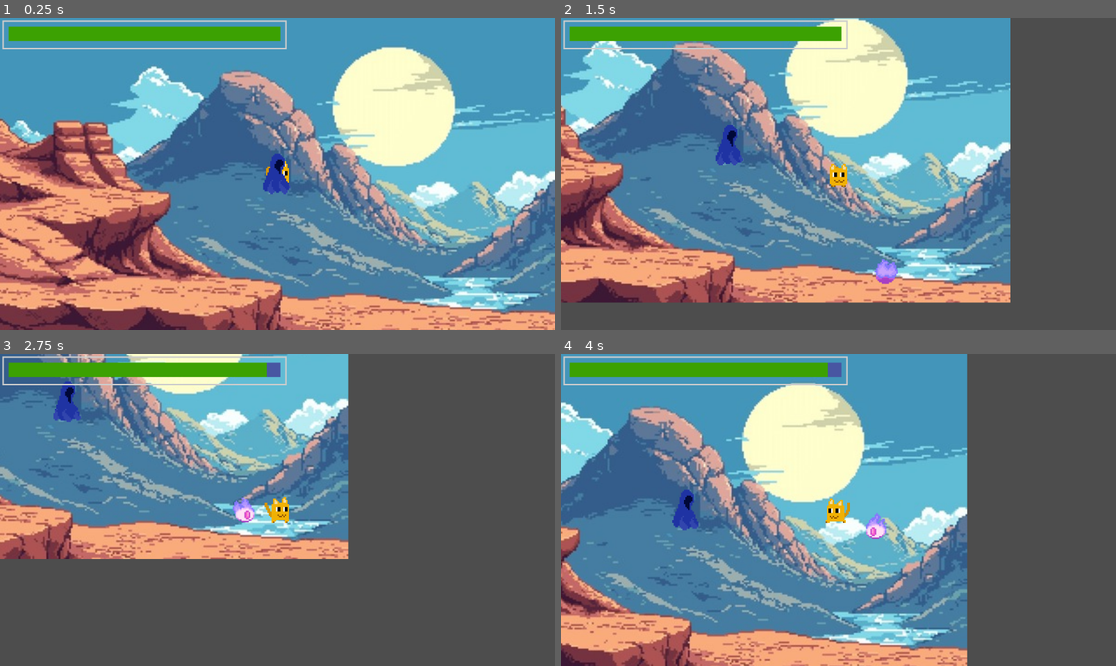
Above: before the commit, frames 1-4 (two rows, left to right).
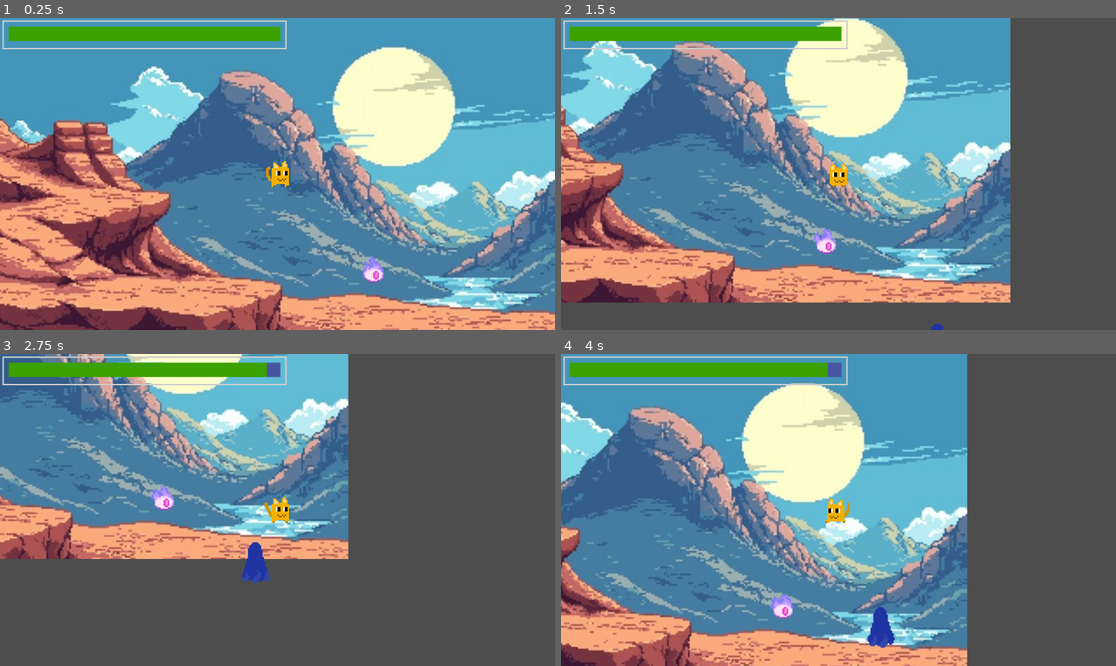
Above: after the commit, the same moments.

Repository: InvertedCarrot/PIXEL-JAM-2025
Game: Godot game, scene res://scenes/levels/level_debug.tscn
Two runs of this game, one before a commit and one after it. Both use one fixed random seed, a clock stepped at 60 frames per second and the inputs below.
Inputs:
- Up to frame 1 (0.25 s): no input
- Up to frame 2 (1.5 s): hold Right (right) 0.53-1.28 s; hold Down (down) from 1.28 s (still down)
- Up to frame 3 (2.75 s): release Down (down) at 2.03 s; hold Right (right) from 2.03 s (still down)
- Up to frame 4 (4 s): release Right (right) at 2.78 s; hold Up (up) 2.78-3.53 s; hold Left (left) from 3.53 s (still down)

The runs differ from the first frame. In frame 1, 0.6% of the frame differs, in the area x 47-70%, y 43-85%; in frame 2, 0.9%; in frame 3, 1.3%; in frame 4, 1.3%, in the area x 20-61%, y 43-95%.

Commit message:
reaper chases player, not fireball

Diff:
--- a/scenes/entities/fireball/fireball.gd
+++ b/scenes/entities/fireball/fireball.gd
@@ -2,11 +2,12 @@
 
 func _ready() -> void:
 	can_control = false
-	start_position = Vector2(500,500)
+	start_position = Vector2(200,200)
 	super()
 
 func _process(delta: float) -> void:
-	direction = ($"../Cat".position - position).normalized()
-	velocity = direction * speed
-	move_and_slide()
+	#does not go to player yet
+	#direction = ($"../Cat".position - position).normalized()
+	#velocity = direction * speed
+	#move_and_slide()
 	super(delta)
--- a/scenes/entities/fireball/fireball.tscn
+++ b/scenes/entities/fireball/fireball.tscn
@@ -104,7 +104,6 @@
 collision_layer = 2
 collision_mask = 2
 script = ExtResource("2_tnljr")
-speed = 200.0
 
 [node name="EntityImage" parent="." index="0"]
 texture = ExtResource("2_l366j")
--- /dev/null
+++ b/scenes/entities/reaper/reaper.gd
@@ -0,0 +1,12 @@
+extends Entity
+
+func _ready() -> void:
+	can_control = false
+	start_position = Vector2(500,500)
+	super()
+
+func _process(delta: float) -> void:
+	direction = ($"../Cat".position - position).normalized()
+	velocity = direction * speed
+	move_and_slide()
+	super(delta)
--- a/scenes/entities/reaper/reaper.tscn
+++ b/scenes/entities/reaper/reaper.tscn
@@ -1,25 +1,9 @@
-[gd_scene load_steps=10 format=3 uid="uid://dhr52l8yyg2hc"]
+[gd_scene load_steps=12 format=3 uid="uid://dhr52l8yyg2hc"]
 
 [ext_resource type="PackedScene" uid="uid://cy4th7add1tw0" path="res://scenes/entities/entity.tscn" id="1_5xwr1"]
-[ext_resource type="Texture2D" uid="uid://bxypxfjbrkgy2" path="res://assets/reaper_spritesheet.png" id="2_rgw5y"]
+[ext_resource type="Script" path="res://scenes/entities/reaper/reaper.gd" id="2_lvsa1"]
+[ext_resource type="Texture2D" uid="uid://cmo3ik7ysw41d" path="res://assets/reaper_spritesheet.png" id="2_rgw5y"]
 [ext_resource type="AnimationNodeStateMachine" uid="uid://cq6bnog4y0yxh" path="res://scenes/entities/reaper/reaper_animation_sm.tres" id="3_0yxfk"]
-
-[sub_resource type="Animation" id="Animation_yejwc"]
-resource_name = "reaper_run_right"
-loop_mode = 1
-step = 0.25
-tracks/0/type = "value"
-tracks/0/imported = false
-tracks/0/enabled = true
-tracks/0/path = NodePath("%AnimationTree/../EntityImage:frame")
-tracks/0/interp = 1
-tracks/0/loop_wrap = true
-tracks/0/keys = {
-"times": PackedFloat32Array(0, 0.25, 0.5, 0.75),
-"transitions": PackedFloat32Array(1, 1, 1, 1),
-"update": 1,
-"values": [0, 1, 2, 3]
-}
 
 [sub_resource type="Animation" id="Animation_mvmxq"]
 length = 0.001
@@ -34,6 +18,23 @@
 "transitions": PackedFloat32Array(1),
 "update": 1,
 "values": [0]
+}
+
+[sub_resource type="Animation" id="Animation_8lceh"]
+resource_name = "reaper_run_down"
+loop_mode = 1
+step = 0.25
+tracks/0/type = "value"
+tracks/0/imported = false
+tracks/0/enabled = true
+tracks/0/path = NodePath("%AnimationTree/../EntityImage:frame")
+tracks/0/interp = 1
+tracks/0/loop_wrap = true
+tracks/0/keys = {
+"times": PackedFloat32Array(0, 0.25, 0.5, 0.75),
+"transitions": PackedFloat32Array(1, 1, 1, 1),
+"update": 1,
+"values": [12, 13, 14, 15]
 }
 
 [sub_resource type="Animation" id="Animation_f5o5l"]
@@ -53,6 +54,23 @@
 "values": [4, 5, 6, 7]
 }
 
+[sub_resource type="Animation" id="Animation_yejwc"]
+resource_name = "reaper_run_right"
+loop_mode = 1
+step = 0.25
+tracks/0/type = "value"
+tracks/0/imported = false
+tracks/0/enabled = true
+tracks/0/path = NodePath("%AnimationTree/../EntityImage:frame")
+tracks/0/interp = 1
+tracks/0/loop_wrap = true
+tracks/0/keys = {
+"times": PackedFloat32Array(0, 0.25, 0.5, 0.75),
+"transitions": PackedFloat32Array(1, 1, 1, 1),
+"update": 1,
+"values": [0, 1, 2, 3]
+}
+
 [sub_resource type="Animation" id="Animation_kxwqn"]
 resource_name = "reaper_run_up"
 loop_mode = 1
@@ -70,23 +88,6 @@
 "values": [8, 9, 10, 11]
 }
 
-[sub_resource type="Animation" id="Animation_8lceh"]
-resource_name = "reaper_run_down"
-loop_mode = 1
-step = 0.25
-tracks/0/type = "value"
-tracks/0/imported = false
-tracks/0/enabled = true
-tracks/0/path = NodePath("%AnimationTree/../EntityImage:frame")
-tracks/0/interp = 1
-tracks/0/loop_wrap = true
-tracks/0/keys = {
-"times": PackedFloat32Array(0, 0.25, 0.5, 0.75),
-"transitions": PackedFloat32Array(1, 1, 1, 1),
-"update": 1,
-"values": [12, 13, 14, 15]
-}
-
 [sub_resource type="AnimationLibrary" id="AnimationLibrary_mo3gb"]
 _data = {
 "RESET": SubResource("Animation_mvmxq"),
@@ -96,7 +97,12 @@
 "reaper_run_up": SubResource("Animation_kxwqn")
 }
 
+[sub_resource type="RectangleShape2D" id="RectangleShape2D_n3lkp"]
+size = Vector2(34, 30)
+
 [node name="Reaper" instance=ExtResource("1_5xwr1")]
+script = ExtResource("2_lvsa1")
+speed = 100.0
 
 [node name="EntityImage" parent="." index="0"]
 texture = ExtResource("2_rgw5y")
@@ -111,3 +117,9 @@
 tree_root = ExtResource("3_0yxfk")
 parameters/Idle/blend_position = Vector2(0, 0)
 parameters/Run/blend_position = Vector2(0, 0)
+
+[node name="Area2D" type="Area2D" parent="." index="5"]
+collision_layer = 2
+
+[node name="CollisionShape2D" type="CollisionShape2D" parent="Area2D" index="0"]
+shape = SubResource("RectangleShape2D_n3lkp")
